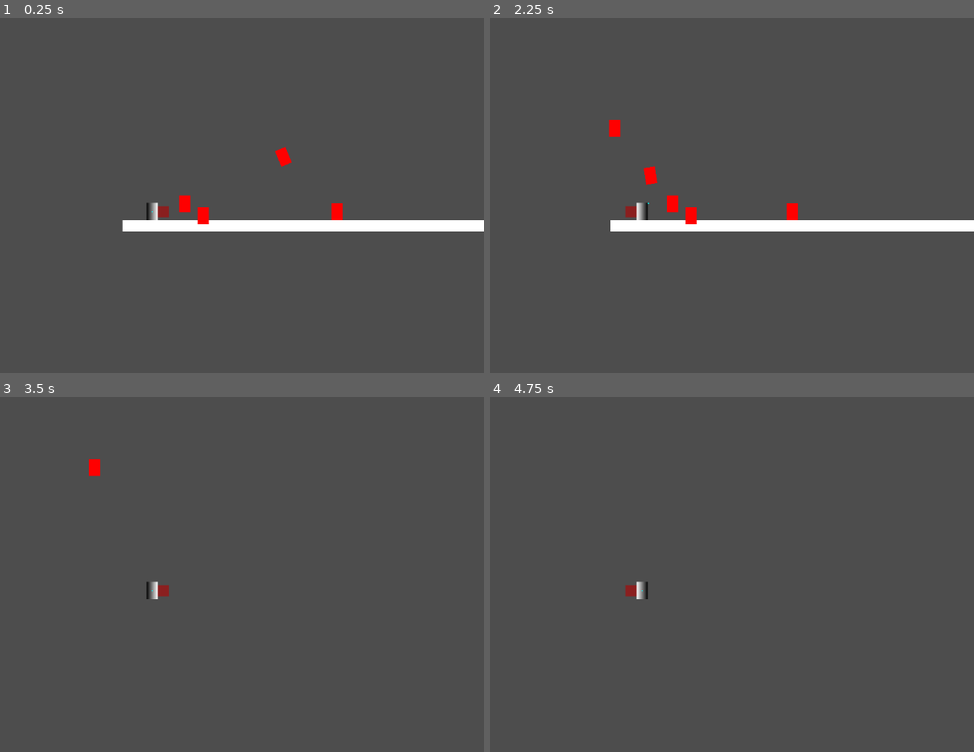
Above: before the commit, frames 1-4 (two rows, left to right).
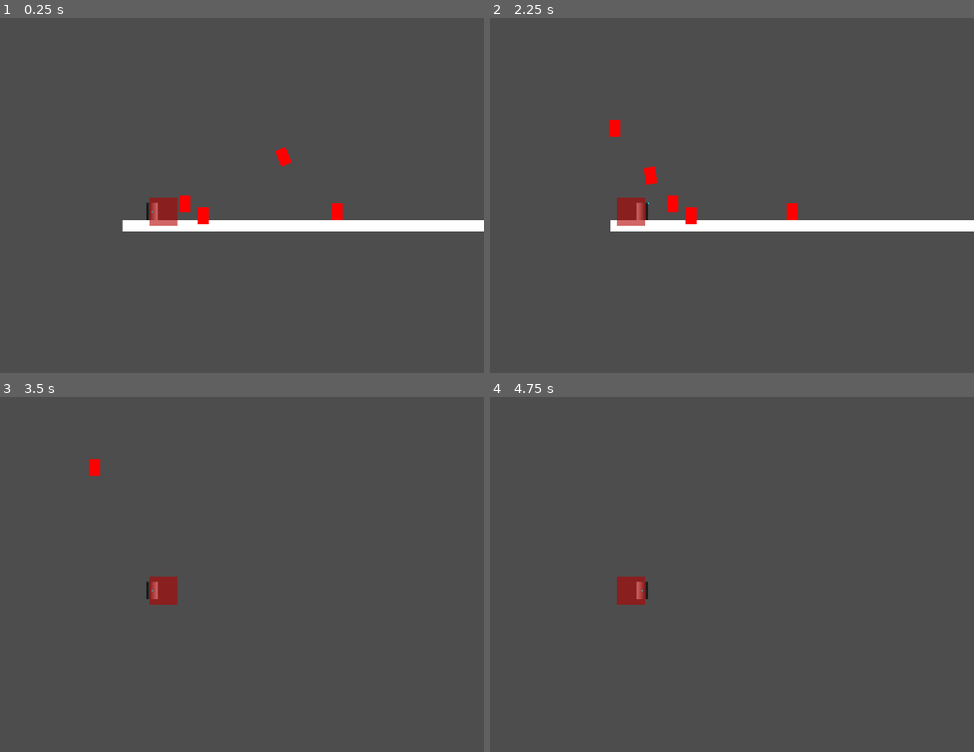
Above: after the commit, the same moments.

Repository: IcePenguin1/49er-spring-game-jam-2026
Game: Godot game, scene res://main.tscn
Same seed, same stepped clock (60 frames per second), same inputs: the game is played once before the commit and once after it.
Inputs (mouse positions are in pixels of both pictures, inside the frame that each line leads up to):
- Up to frame 1 (0.25 s): no input
- Up to frame 2 (2.25 s): tap Enter (ui_accept) at 0.5, 0.77, 1.52 s; move the mouse to (794, 177) at 0.52 s; hold Right mouse button (summon) 0.53-1.28 s; hold Right (ui_right) 0.53-2.03 s; click (794, 177) at 0.6 s; move the mouse to (523, 213) at 1.27 s; right-click (523, 213) at 1.35 s; click (523, 213) at 1.55 s; move the mouse to (717, 113) at 2.02 s; hold Left (ui_left) from 2.03 s (still down); hold Right mouse button (summon) from 2.03 s (still down); click (717, 113) at 2.1 s
- Up to frame 3 (3.5 s): move the mouse to (130, 645) at 2.77 s; release Left (ui_left) at 2.78 s; release Right mouse button (summon) at 2.78 s; hold Right (ui_right) from 2.78 s (still down); tap E (pressE) at 2.85 s; tap Enter (ui_accept) at 3.02 s; click (130, 645) at 3.05 s
- Up to frame 4 (4.75 s): move the mouse to (843, 627) at 3.52 s; hold Right mouse button (summon) 3.53-4.28 s; tap Enter (ui_accept) at 3.77, 4.25, 4.52 s; move the mouse to (outside the picture) at 4.27 s; release Right (ui_right) at 4.28 s; hold Left (ui_left) from 4.28 s (still down); click (outside the picture) at 4.35 s

The runs differ from the first frame. In frame 1, 0.4% of the frame differs, in the area x 30-37%, y 50-59%; in frame 2, 0.4%, in the area x 26-33%, y 50-59%; in frame 3, 0.4%; in frame 4, 0.4%.

Commit message:
added movement for hitting enemies

Diff:
--- a/game-jam/birdup.gd
+++ b/game-jam/birdup.gd
@@ -2,9 +2,10 @@
 @export var speed=100
 var timer=3
 var sleep=true
+var is_dead=false
 # Called when the node enters the scene tree for the first time.
 func _ready() -> void:
-	pass # Replace with function body.
+	pass
 
 
 # Called every frame. 'delta' is the elapsed time since the previous frame.
@@ -23,3 +24,10 @@
 	timer-=delta
 	if timer <=0:
 		queue_free()
+	if is_dead:
+		var char = get_node("%player")
+		if char.facing_right:
+			char.velocity.x+=100
+		else:
+			char.velocity.x-=100
+		queue_free()
--- a/game-jam/birdup.tscn
+++ b/game-jam/birdup.tscn
@@ -6,13 +6,14 @@
 
 [sub_resource type="CanvasTexture" id="CanvasTexture_uney0"]
 
-[node name="birdup" type="CharacterBody2D"]
+[node name="birdup" type="CharacterBody2D" unique_id=668948539]
 script = ExtResource("1_caidd")
+metadata/enemy = true
 
-[node name="CollisionShape2D" type="CollisionShape2D" parent="."]
+[node name="CollisionShape2D" type="CollisionShape2D" parent="." unique_id=215183156]
 shape = SubResource("CapsuleShape2D_71j37")
 
-[node name="Sprite2D" type="Sprite2D" parent="CollisionShape2D"]
+[node name="Sprite2D" type="Sprite2D" parent="CollisionShape2D" unique_id=1273128854]
 modulate = Color(1, 0, 0, 1)
 position = Vector2(-1.90735e-06, 1.84774e-06)
 scale = Vector2(20, 30)
--- a/game-jam/character_body_2d.gd
+++ b/game-jam/character_body_2d.gd
@@ -30,7 +30,7 @@
 	if direction:
 		velocity.x = direction * SPEED
 	else:
-		velocity.x = move_toward(velocity.x, 0, SPEED)
+		velocity.x = move_toward(velocity.x, 0, 30)
 
 	if Input.is_action_just_pressed("attack") and !attacking:
 		self.get_node("attack_front").set_process(true)
--- a/game-jam/character_body_2d_2.gd
+++ b/game-jam/character_body_2d_2.gd
@@ -6,6 +6,7 @@
 var timer=0
 var change=1
 var jumps=0
+var is_dead=false
 
 
 func _physics_process(delta: float) -> void:
@@ -31,6 +32,10 @@
 		else:
 			velocity.x=0
 
+		if is_dead:
+			var char = get_node("%player")
+			char.velocity.y=-600
+			queue_free()
 
 
 	move_and_slide()
--- a/game-jam/main.tscn
+++ b/game-jam/main.tscn
@@ -20,28 +20,29 @@
 gradient = SubResource("Gradient_h2yge")
 
 [sub_resource type="RectangleShape2D" id="RectangleShape2D_1bvp3"]
+size = Vector2(50, 50)
 
 [sub_resource type="CanvasTexture" id="CanvasTexture_h2yge"]
 
 [sub_resource type="CanvasTexture" id="CanvasTexture_7mycd"]
 
-[node name="Node2D" type="Node2D"]
+[node name="Node2D" type="Node2D" unique_id=222011104]
 
-[node name="StaticBody2D" type="StaticBody2D" parent="."]
+[node name="StaticBody2D" type="StaticBody2D" parent="." unique_id=586272232]
 metadata/ground = true
 
-[node name="CollisionShape2D" type="CollisionShape2D" parent="StaticBody2D"]
+[node name="CollisionShape2D" type="CollisionShape2D" parent="StaticBody2D" unique_id=434820036]
 physics_interpolation_mode = 2
 position = Vector2(808.75, 15)
 shape = SubResource("RectangleShape2D_7dm0k")
 debug_color = Color(0.799613, 0.0175323, 1, 0.894118)
 
-[node name="Sprite2D" type="Sprite2D" parent="StaticBody2D/CollisionShape2D"]
+[node name="Sprite2D" type="Sprite2D" parent="StaticBody2D/CollisionShape2D" unique_id=1998833960]
 position = Vector2(0.250025, 1.19209e-06)
 scale = Vector2(1672, 20)
 texture = SubResource("CanvasTexture_7dm0k")
 
-[node name="player" type="CharacterBody2D" parent="."]
+[node name="player" type="CharacterBody2D" parent="." unique_id=1032476740]
 unique_name_in_owner = true
 physics_interpolation_mode = 1
 position = Vector2(26, -33)
@@ -49,49 +50,49 @@
 SPEED = 300.0
 metadata/player = true
 
-[node name="CollisionShape2D" type="CollisionShape2D" parent="player"]
+[node name="CollisionShape2D" type="CollisionShape2D" parent="player" unique_id=517115226]
 physics_interpolation_mode = 1
 shape = SubResource("CapsuleShape2D_7dm0k")
 
-[node name="Sprite2D" type="Sprite2D" parent="player/CollisionShape2D"]
+[node name="Sprite2D" type="Sprite2D" parent="player/CollisionShape2D" unique_id=1510456502]
 physics_interpolation_mode = 1
 position = Vector2(0, -0.343748)
 scale = Vector2(0.314453, 0.479492)
 texture = SubResource("GradientTexture2D_1bvp3")
 
-[node name="attack_front" type="Area2D" parent="player"]
+[node name="attack_front" type="Area2D" parent="player" unique_id=945867080]
 unique_name_in_owner = true
 position = Vector2(20, 0)
 script = ExtResource("2_h2yge")
+metadata/slash = false
 
-[node name="CollisionShape2D" type="CollisionShape2D" parent="player/attack_front"]
+[node name="CollisionShape2D" type="CollisionShape2D" parent="player/attack_front" unique_id=1829354581]
 shape = SubResource("RectangleShape2D_1bvp3")
 
-[node name="Sprite2D" type="Sprite2D" parent="player/attack_front/CollisionShape2D"]
+[node name="Sprite2D" type="Sprite2D" parent="player/attack_front/CollisionShape2D" unique_id=228146366]
 modulate = Color(0.701961, 0, 0, 0.596078)
 position = Vector2(4.76837e-07, 4.76837e-07)
-scale = Vector2(20, 20)
+scale = Vector2(50, 50)
 texture = SubResource("CanvasTexture_h2yge")
 
-[node name="Camera2D" type="Camera2D" parent="player"]
+[node name="Camera2D" type="Camera2D" parent="player" unique_id=1400440866]
 physics_interpolation_mode = 1
 position = Vector2(16, -29)
 
-[node name="Aim" type="Sprite2D" parent="player"]
+[node name="Aim" type="Sprite2D" parent="player" unique_id=1198156820]
 modulate = Color(0, 1, 1, 1)
 position = Vector2(20, 0)
 scale = Vector2(2, 2)
 texture = SubResource("CanvasTexture_7mycd")
 
-[node name="CharacterBody2D2" parent="." instance=ExtResource("2_0xm2m")]
+[node name="CharacterBody2D2" parent="." unique_id=47315423 instance=ExtResource("2_0xm2m")]
 position = Vector2(356, -39)
 
-[node name="birdup" parent="." instance=ExtResource("4_1bvp3")]
+[node name="birdup" parent="." unique_id=1084635098 instance=ExtResource("4_1bvp3")]
 position = Vector2(260, -108)
-metadata/enemy = true
 
-[node name="sug" parent="." instance=ExtResource("5_lquwl")]
+[node name="sug" parent="." unique_id=1898033591 instance=ExtResource("5_lquwl")]
 position = Vector2(117, -3)
 
-[node name="slimCard" parent="." instance=ExtResource("6_7mycd")]
+[node name="slimCard" parent="." unique_id=1000650407 instance=ExtResource("6_7mycd")]
 position = Vector2(84, -24)
--- a/game-jam/project.godot
+++ b/game-jam/project.godot
@@ -10,9 +10,9 @@
 
 [application]
 
-config/name="Game Jam"
-run/main_scene="res://main.tscn"
-config/features=PackedStringArray("4.4", "GL Compatibility")
+config/name="gamjam"
+run/main_scene="uid://cafpa78s5h0xq"
+config/features=PackedStringArray("4.6", "Forward Plus")
 config/icon="res://icon.svg"
 
 [input]
@@ -20,22 +20,27 @@
 ui_left={
 "deadzone": 0.5,
 "events": [Object(InputEventKey,"resource_local_to_scene":false,"resource_name":"","device":0,"window_id":0,"alt_presse …(194 unchanged characters)…
-, Object(InputEventJoypadButton,"resource_local_to_scene":false,"resource_name":"","device":0,"button_index":13,"pressure":0.0,"pressed":false,"script":null)
-, Object(InputEventJoypadMotion,"resource_local_to_scene":false,"resource_name":"","device":0,"axis":0,"axis_value":-1.0,"script":null)
+, Object(InputEventJoypadButton,"resource_local_to_scene":false,"resource_name":"","device":-1,"button_index":13,"pressure":0.0,"pressed":false,"script":null)
+, Object(InputEventJoypadMotion,"resource_local_to_scene":false,"resource_name":"","device":-1,"axis":0,"axis_value":-1.0,"script":null)
 , Object(InputEventKey,"resource_local_to_scene":false,"resource_name":"","device":-1,"window_id":0,"alt_pressed":false …(182 unchanged characters)…
 ]
 }
 ui_right={
 "deadzone": 0.5,
 "events": [Object(InputEventKey,"resource_local_to_scene":false,"resource_name":"","device":0,"window_id":0,"alt_presse …(194 unchanged characters)…
-, Object(InputEventJoypadButton,"resource_local_to_scene":false,"resource_name":"","device":0,"button_index":14,"pressure":0.0,"pressed":false,"script":null)
-, Object(InputEventJoypadMotion,"resource_local_to_scene":false,"resource_name":"","device":0,"axis":0,"axis_value":1.0,"script":null)
+, Object(InputEventJoypadButton,"resource_local_to_scene":false,"resource_name":"","device":-1,"button_index":14,"pressure":0.0,"pressed":false,"script":null)
+, Object(InputEventJoypadMotion,"resource_local_to_scene":false,"resource_name":"","device":-1,"axis":0,"axis_value":1.0,"script":null)
 , Object(InputEventKey,"resource_local_to_scene":false,"resource_name":"","device":-1,"window_id":0,"alt_pressed":false …(183 unchanged characters)…
 ]
 }
 attack={
 "deadzone": 0.2,
-"events": [Object(InputEventMouseButton,"resource_local_to_s …(115 unchanged characters)… alse,"meta_pressed":false,"button_mask":0,"position":Vector2(0, 0),"global_position":Vector2(0, 0),"factor":1.0,"button_index":1,"canceled":false,"pressed":false,"double_click":false,"script":null)
+"events": [Object(InputEventMouseButton,"resource_local_to_s …(115 unchanged characters)… alse,"meta_pressed":false,"button_mask":1,"position":Vector2(529, 11),"global_position":Vector2(538, 59),"factor":1.0,"button_index":1,"canceled":false,"pressed":true,"double_click":false,"script":null)
+]
+}
+summon={
+"deadzone": 0.2,
+"events": [Object(InputEventMouseButton,"resource_local_to_scene":false,"resource_name":"","device":-1,"window_id":0,"alt_pressed":false,"shift_pressed":false,"ctrl_pressed":false,"meta_pressed":false,"button_mask":2,"position":Vector2(511, 20),"global_position":Vector2(520, 68),"factor":1.0,"button_index":2,"canceled":false,"pressed":true,"double_click":false,"script":null)
 ]
 }
 pressE={
@@ -43,13 +48,11 @@
 "events": [Object(InputEventKey,"resource_local_to_scene":false,"resource_name":"","device":-1,"window_id":0,"alt_press …(192 unchanged characters)…
 ]
 }
-summon={
-"deadzone": 0.2,
-"events": [Object(InputEventMouseButton,"resource_local_to_scene":false,"resource_name":"","device":-1,"window_id":0,"alt_pressed":false,"shift_pressed":false,"ctrl_pressed":false,"meta_pressed":false,"button_mask":0,"position":Vector2(0, 0),"global_position":Vector2(0, 0),"factor":1.0,"button_index":2,"canceled":false,"pressed":false,"double_click":false,"script":null)
-]
-}
+
+[physics]
+
+3d/physics_engine="Jolt Physics"
 
 [rendering]
 
-renderer/rendering_method="gl_compatibility"
-renderer/rendering_method.mobile="gl_compatibility"
+rendering_device/driver.windows="d3d12"
--- a/game-jam/slash.gd
+++ b/game-jam/slash.gd
@@ -11,4 +11,4 @@
 	var collisions = get_overlapping_bodies()
 	for col in collisions:
 		if col.has_meta("enemy"):
-			col.queue_free()
+			col.is_dead=true
Not shown: 1 places in game-jam/birdup.tscn that only renumber resources
Not shown, changed: game-jam/icon.svg.import
Not shown: 1 places in game-jam/main.tscn that only renumber resources
Not shown, added: game-jam/.editorconfig
Not shown, added: game-jam/.gitattributes
Not shown, added: game-jam/.gitignore
